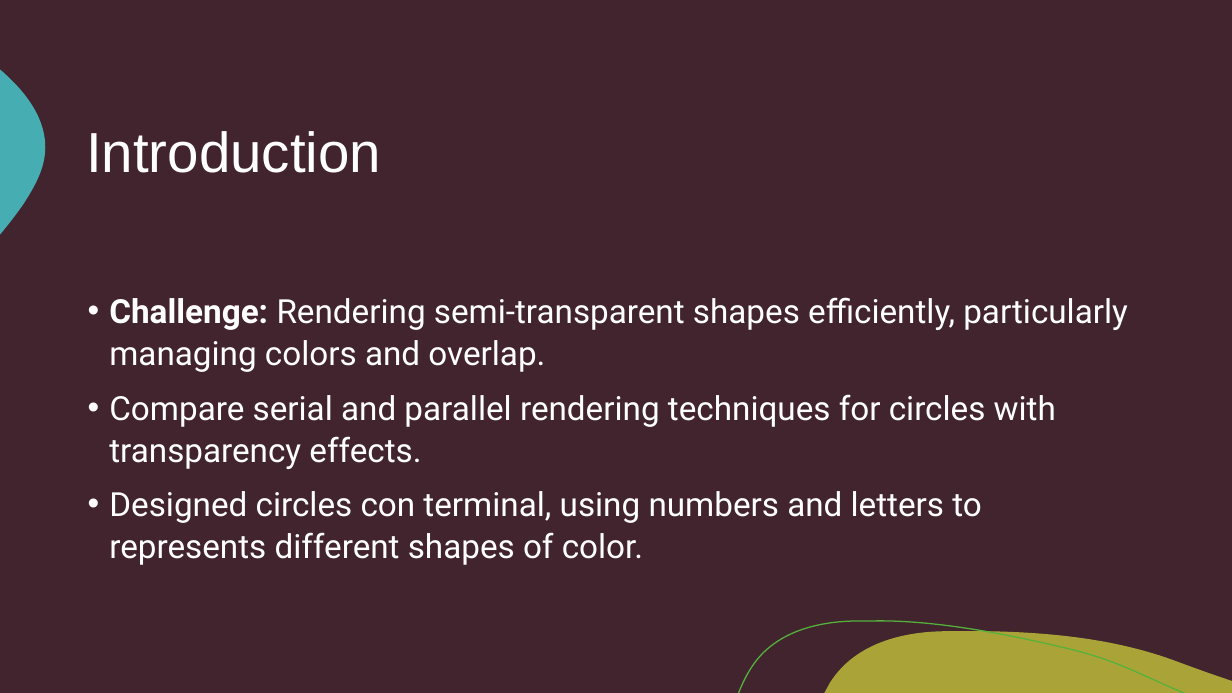
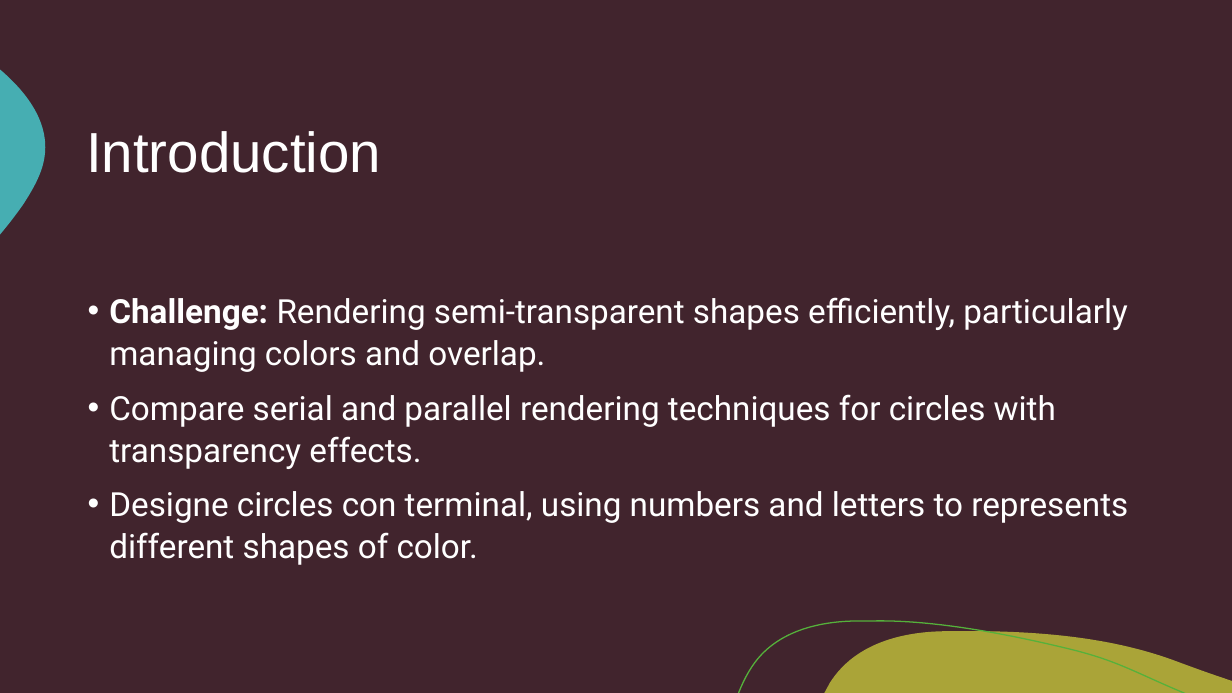
Before and after one commit to R-Marconi01/Renderer, a slide deck: slide 2 of Renderer.pptx. Drawn at 1232x693 pixels with LibreOffice and Linux fonts; fonts in the diff are those of the drawing. Boxes give left, top, right and bottom in pixels: in the first picture for what was removed or moved away, otherwise in the second. Text is boxed around its words. In the diff, an @@ line names an element or a change of style, - is before the commit and + after.

```diff
--- a/Renderer.pptx
+++ b/Renderer.pptx
@@ text at [109, 491, 1128, 565]: text changed @@
-• Designed circles con terminal, using numbers and letters to represents different shapes of color.
+• Designe circles con terminal, using numbers and letters to represents different shapes of color.
```
Also in this commit, not shown: 1 other slide changed.
